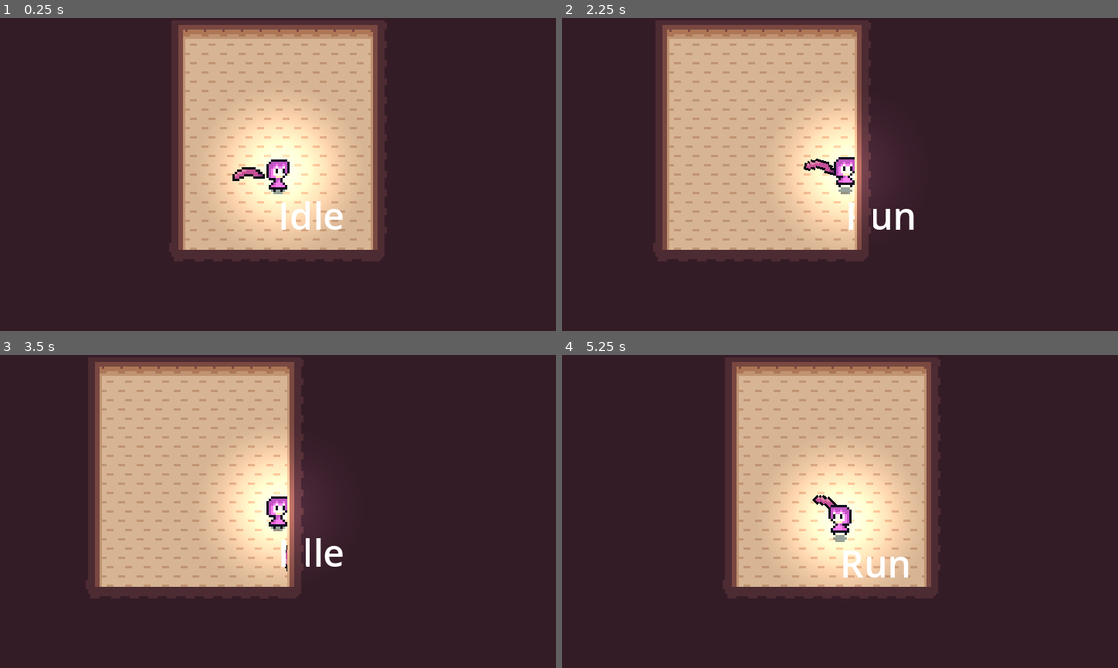
Above: before the commit, frames 1-4 (two rows, left to right).
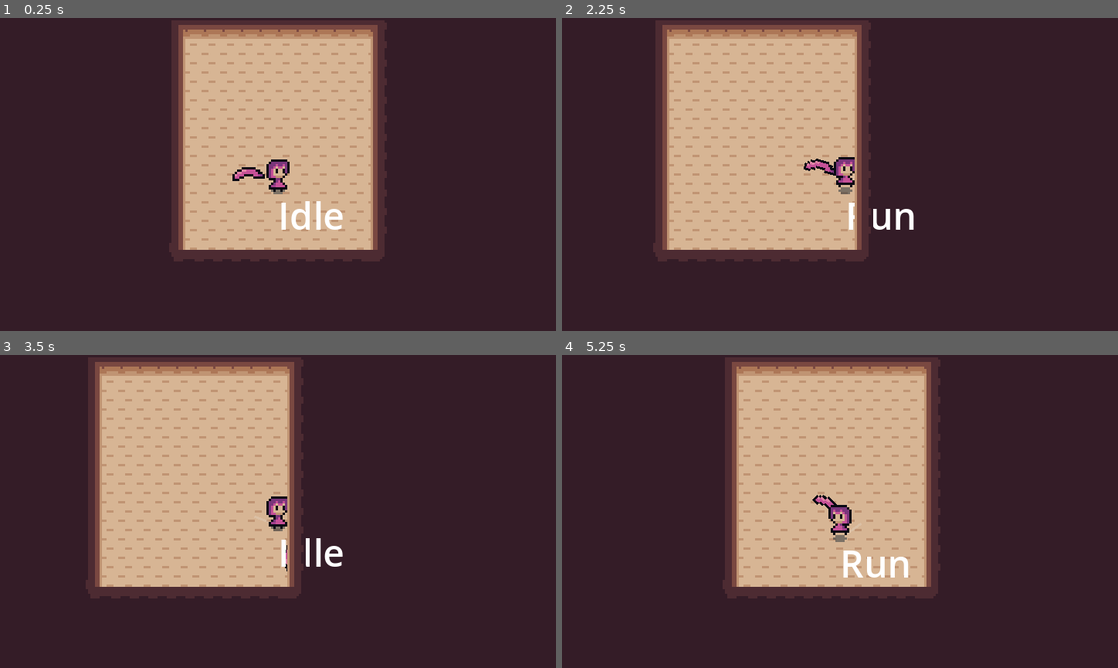
Above: after the commit, the same moments.

Repository: OlliO6/Cursed-Room
Game: Godot game, scene res://game/game.tscn
Two runs of this game, one before a commit and one after it. Both use one fixed random seed, a clock stepped at 60 frames per second and the inputs below.
Inputs (mouse positions are in pixels of both pictures, inside the frame that each line leads up to):
- Up to frame 1 (0.25 s): no input
- Up to frame 2 (2.25 s): tap Enter at 0.5 s; move the mouse to (962, 158) at 0.52 s; hold D (move_right) 0.53-1.25 s; hold Space (switch_zone) 0.53-1.25 s; click (962, 158) at 0.67 s; drag from (728, 190) to (845, 218) at 1.27 s; move the mouse to (895, 105) at 2.02 s; hold D (move_right) from 2.03 s (still down); hold Space (switch_zone) from 2.03 s (still down); right-click (895, 105) at 2.1 s
- Up to frame 3 (3.5 s): release D (move_right) at 2.75 s; release Space (switch_zone) at 2.75 s; drag from (250, 574) to (111, 464) at 2.77 s
- Up to frame 4 (5.25 s): move the mouse to (1006, 558) at 3.52 s; hold A (move_left) 3.53-4.25 s; hold Space (switch_zone) 3.53-4.25 s; drag from (673, 464) to (795, 545) at 4.27 s; move the mouse to (867, 511) at 5.02 s; hold S (move_down) from 5.03 s (still down); hold Space (switch_zone) from 5.03 s (still down); right-click (867, 511) at 5.1 s; click (867, 511) at 5.17 s

The runs differ from the first frame. In frame 1, 6.4% of the frame differs, in the area x 39-62%, y 28-69%; in frame 2, 4.4%; in frame 3, 4.5%; in frame 4, 6.6%, in the area x 39-62%, y 32-73%.

Commit message:
disable light in friendly zone

Diff:
--- a/game/game.gd
+++ b/game/game.gd
@@ -11,20 +11,27 @@
 
 func _ready() -> void:
 	InputManager.switch_zone_pressed.connect(switch_zone)
+	friendly_zone.show()
+	deadly_zone.show()
 	enter_zone(_current_zone)
 
+func in_friendly_zone() -> bool:
+	return _current_zone == Zone.Friendly
+
 func switch_zone() -> void:
-	enter_zone(Zone.Deadly if _current_zone == Zone.Friendly else Zone.Friendly)
+	enter_zone(Zone.Deadly if in_friendly_zone() else Zone.Friendly)
 
 func enter_zone(zone: Zone) -> void:
 	_current_zone = zone
 
-	var to_remove := deadly_zone if zone == Zone.Friendly else friendly_zone
-	var to_add := friendly_zone if zone == Zone.Friendly else deadly_zone
+	var to_remove := deadly_zone if in_friendly_zone() else friendly_zone
+	var to_add := friendly_zone if in_friendly_zone() else deadly_zone
 
 	if to_remove.is_inside_tree():
 		remove_child(to_remove)
 	if !to_add.is_inside_tree():
 		add_child(to_add)
 
+	(friendly_zone_entered if in_friendly_zone() else deadly_zone_entered).emit()
+
 enum Zone {Friendly, Deadly}
--- a/game/game.tscn
+++ b/game/game.tscn
@@ -38,3 +38,6 @@
 [node name="PointLight2D" type="PointLight2D" parent="Player"]
 position = Vector2(1, -8)
 texture = SubResource("GradientTexture2D_8u353")
+
+[connection signal="deadly_zone_entered" from="." to="Player/PointLight2D" method="show"]
+[connection signal="friendly_zone_entered" from="." to="Player/PointLight2D" method="hide"]
Not shown, added: export_presets.cfg
